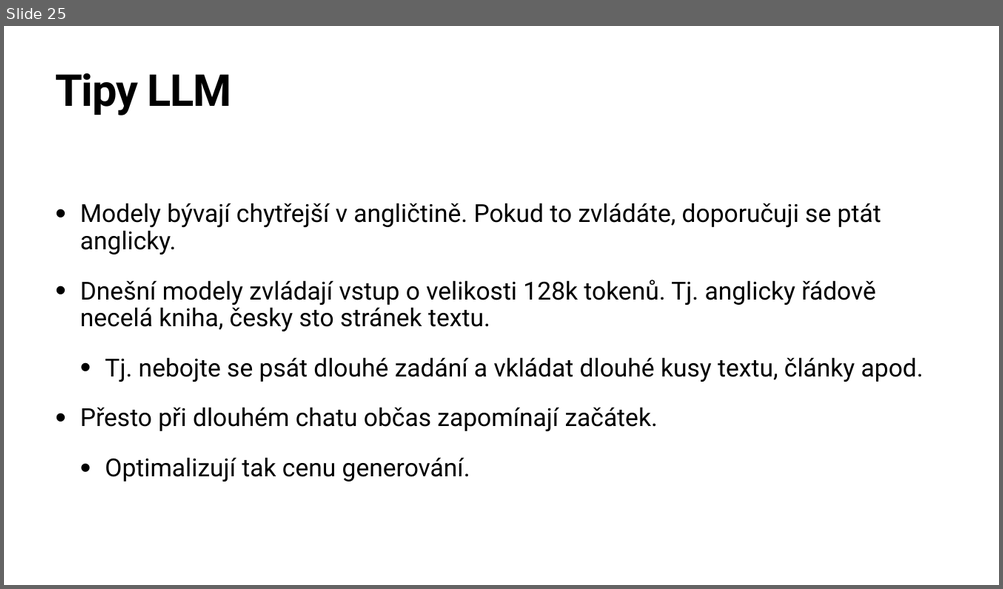
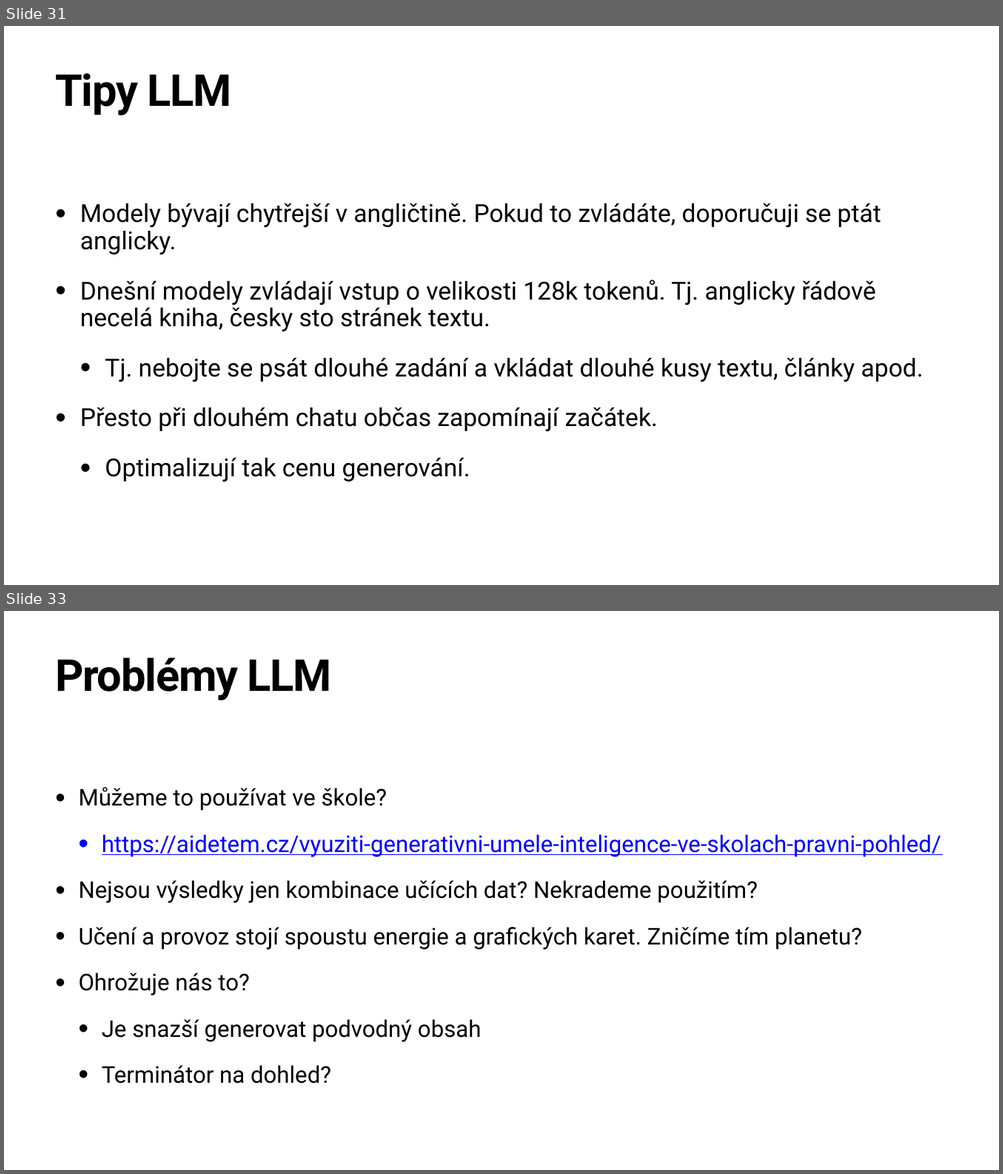
Before and after one commit to hamacekh/Lipnice, a slide deck: 2024/big-data/BigData.pptx. Shown one above the other, each under a label of ours: slide 25 before the commit, slides 31 and 33 after it; the slides between them are not shown. The pictures are 1003x589 and 1003x1174 pixels, drawn with LibreOffice and Linux fonts; fonts in the diff are those of the drawing. Boxes give left, top, right and bottom in pixels: in the first picture for what was removed or moved away, otherwise in the second. Text is boxed around its words. In the diff, an @@ line names an element or a change of style, - is before the commit and + after.

```diff
--- a/2024/big-data/BigData.pptx
+++ b/2024/big-data/BigData.pptx
@@ slide 33 added at <box>4,611,999,1170</box>, background #FFFFFF @@
@@ title added at <box>55,658,332,701</box>, 85 pt, text #000000, bold @@
+Problémy LLM
@@ text added at <box>79,787,941,1084</box>, 44.6 pt, text #000000 @@
+• Můžeme to používat ve škole?
+  • https://aidetem.cz/vyuziti-generativni-umele-inteligence-ve-skolach-pravni-pohled/
+• Nejsou výsledky jen kombinace učících dat? Nekrademe použitím?
+• Učení a provoz stojí spoustu energie a grafických karet. Zničíme tím planetu?
+• Ohrožuje nás to?
+  • Je snazší generovat podvodný obsah
+  • Terminátor na dohled?
@@ what was slide 25 is now slide 31 @@
```
Also in this commit, not shown: 6 slides changed, 8 other slides added, 1 slide removed, 2 other files.
